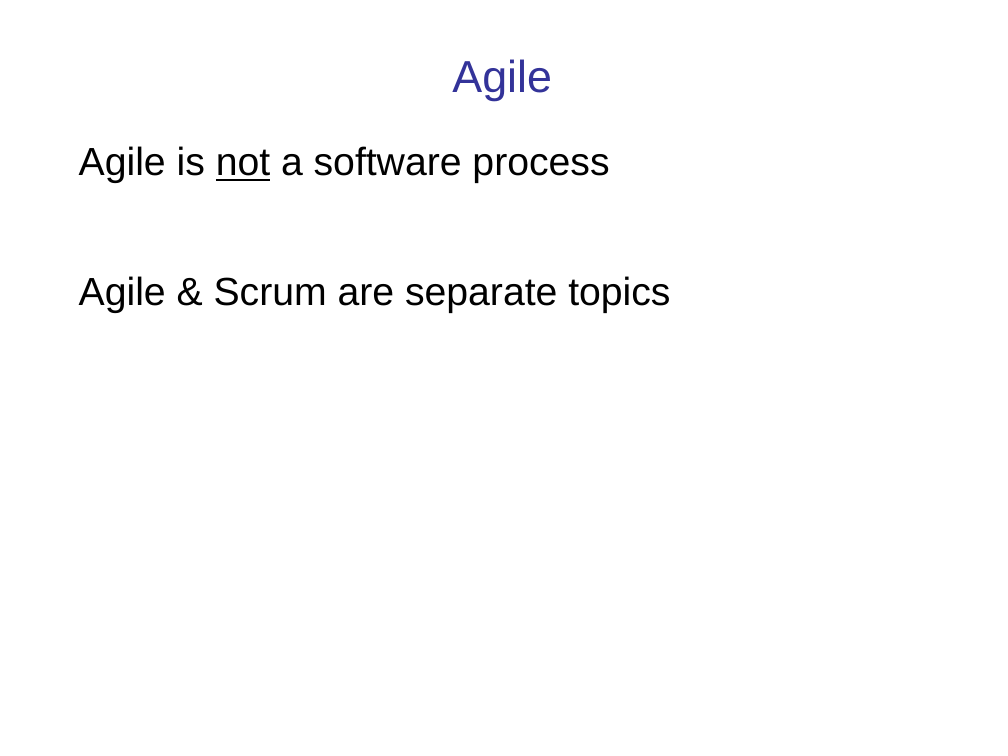
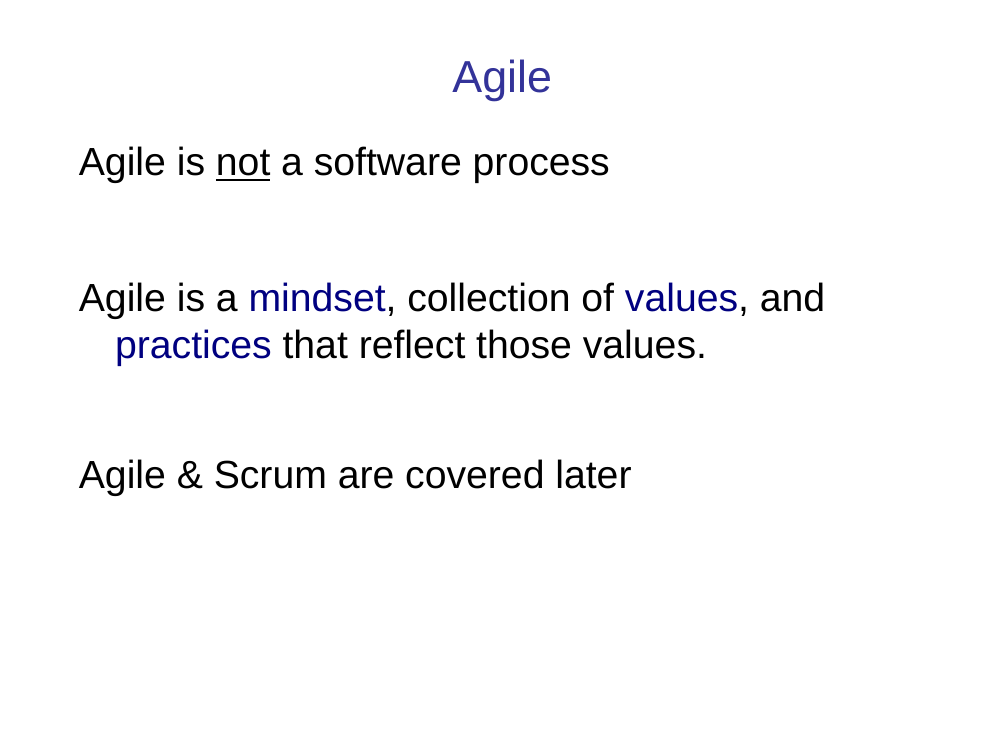
Before and after one commit to cpske/ISP, a slide deck: slide 41 of software-process/Introduction-software-process.ppt. Drawn at 1008x756 pixels with LibreOffice and Linux fonts; fonts in the diff are those of the drawing. Boxes give left, top, right and bottom in pixels: in the first picture for what was removed or moved away, otherwise in the second. Text is boxed around its words. In the diff, an @@ line names an element or a change of style, - is before the commit and + after.

```diff
--- a/software-process/Introduction-software-process.ppt
+++ b/software-process/Introduction-software-process.ppt
@@ text at <box>79,282,825,496</box>: text changed @@
-Agile & Scrum are separate topics
+Agile is a mindset, collection of values, and practices that reflect those values.
+Agile & Scrum are covered later
```
Also in this commit, not shown: 12 other slides changed, 3 slides added, 1 slide removed, 7 other files.
